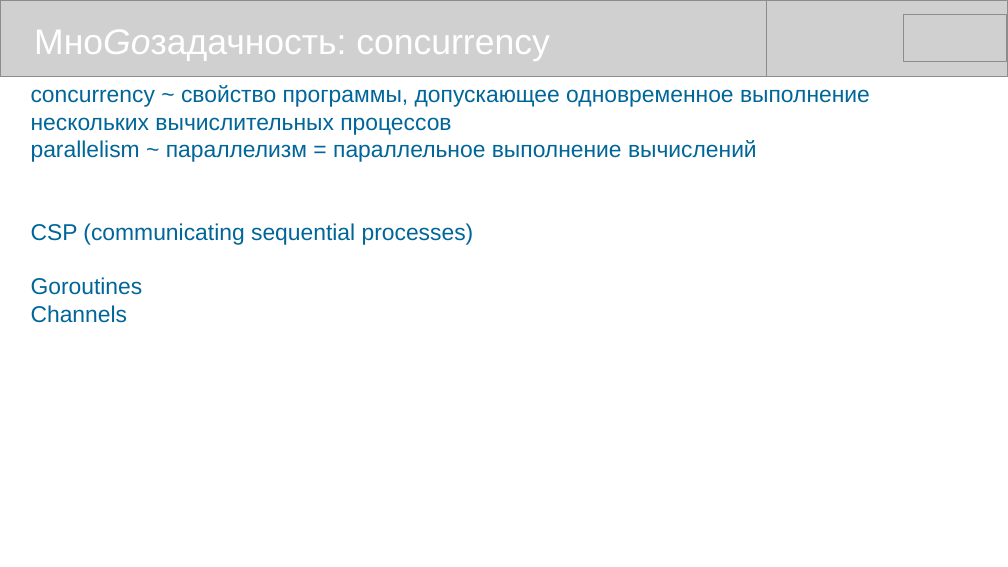
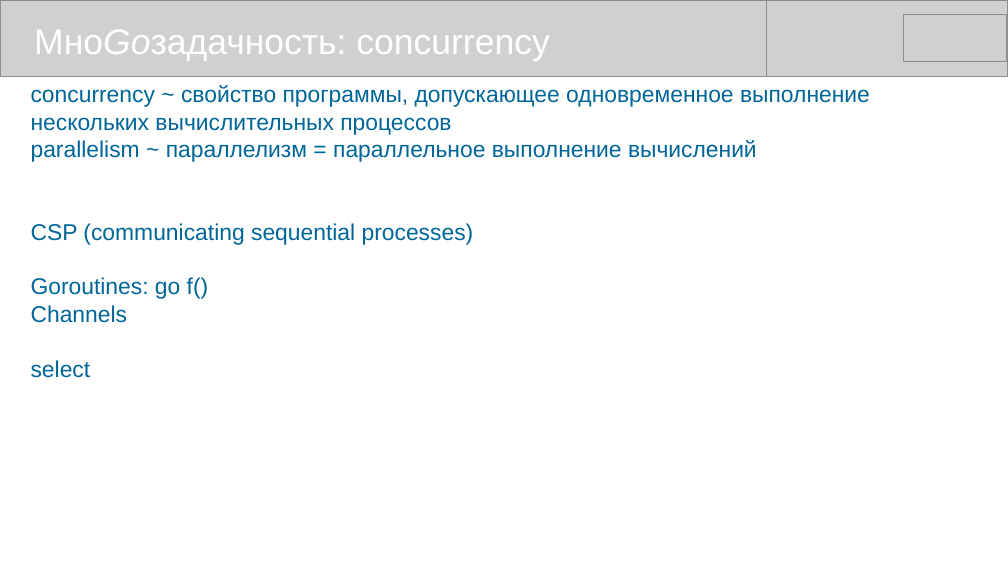
Before and after one commit to mike-shock/Go_language, a slide deck: slide 33 of Go_Review.odp (slide 32 before the commit). Drawn at 1008x567 pixels with LibreOffice and Linux fonts; fonts in the diff are those of the drawing; grey boxes stand for pictures. Boxes give left, top, right and bottom in pixels: in the first picture for what was removed or moved away, otherwise in the second. Text is boxed around its words. In the diff, an @@ line names an element or a change of style, - is before the commit and + after.

```diff
--- a/Go_Review.odp
+++ b/Go_Review.odp
@@ text at bbox=[31, 277, 209, 299]: text changed @@
-Goroutines
+Goroutines: go f()
@@ text at bbox=[31, 360, 91, 378]: paragraph added @@
+select
```
Also in this commit, not shown: 5 other slides changed, 1 slide added, 1 other file.
